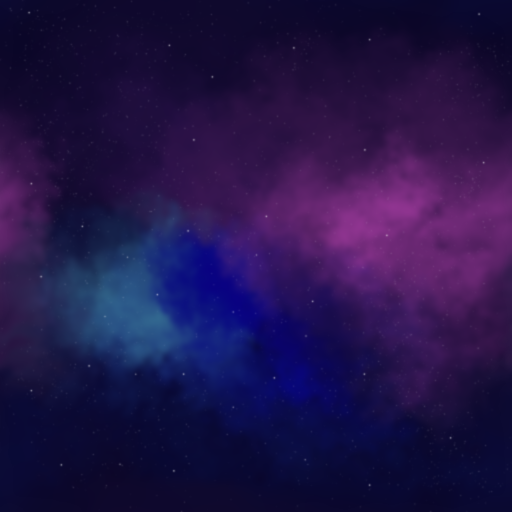
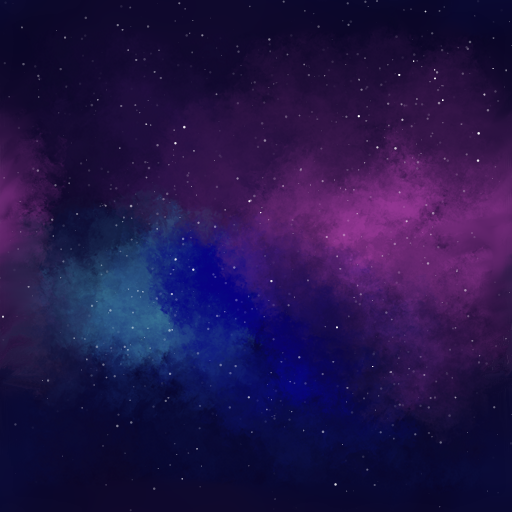
Before/after of a 512 × 512 layered artwork. What changed in the layer stack:
renamed "Layer 2" to "Layer 6", painted on it, unmasked it over [0, 0, 512, 512]
painted on "Layer 1" over [0, 0, 512, 512]
